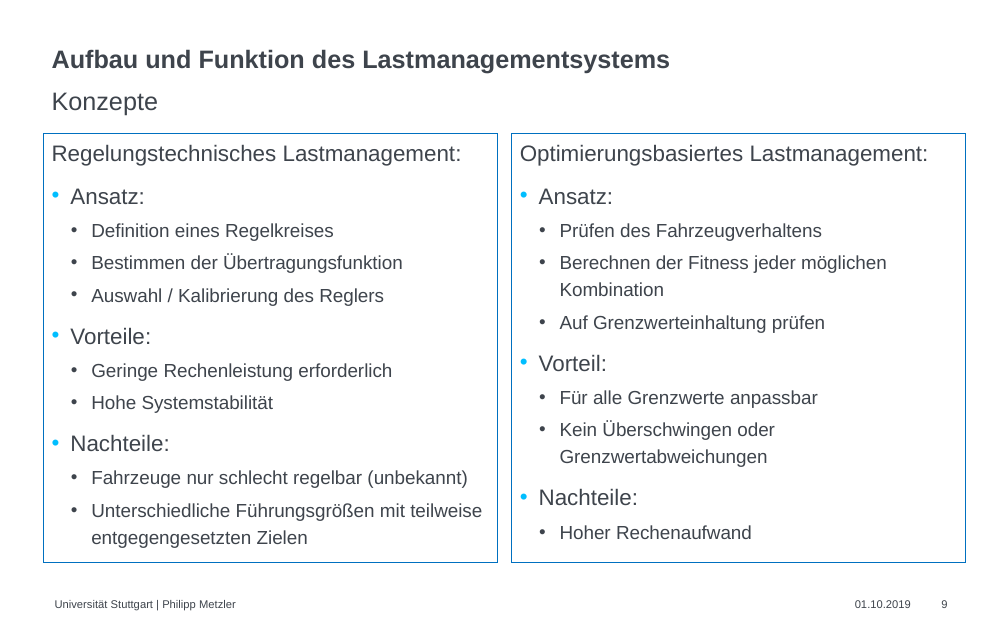
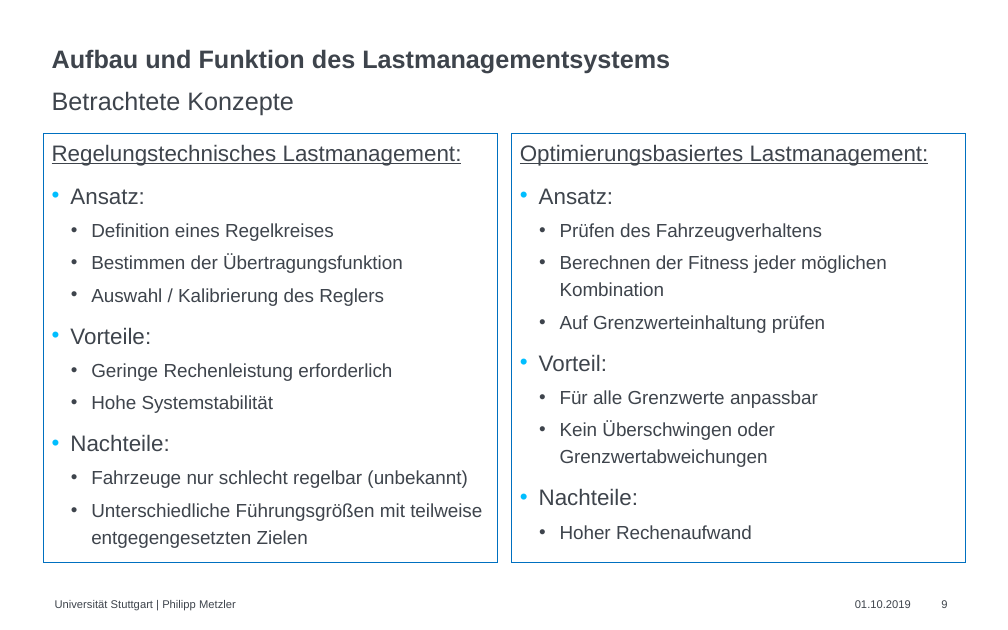
Before and after one commit to CHPhilipp/Sonsitige-Dokumente, a slide deck: slide 9 of Präsentation 16 zu 10 - IEH.pptx. Drawn at 1008x630 pixels with LibreOffice and Linux fonts; fonts in the diff are those of the drawing. Boxes give left, top, right and bottom in pixels: in the first picture for what was removed or moved away, otherwise in the second. Text is boxed around its words. In the diff, an @@ line names an element or a change of style, - is before the commit and + after.

```diff
--- a/Präsentation 16 zu 10 - IEH.pptx
+++ b/Präsentation 16 zu 10 - IEH.pptx
@@ text at (52, 91, 293, 115): text changed @@
-Konzepte
+Betrachtete Konzepte
@@ text at (52, 144, 462, 166): underline on in "Regelungstechnisches Lastmanagement:" @@
@@ text at (520, 144, 929, 166): underline on in "Optimierungsbasiertes Lastmanagement:" @@
```
Also in this commit, not shown: 2 other slides changed, 3 slides added.
